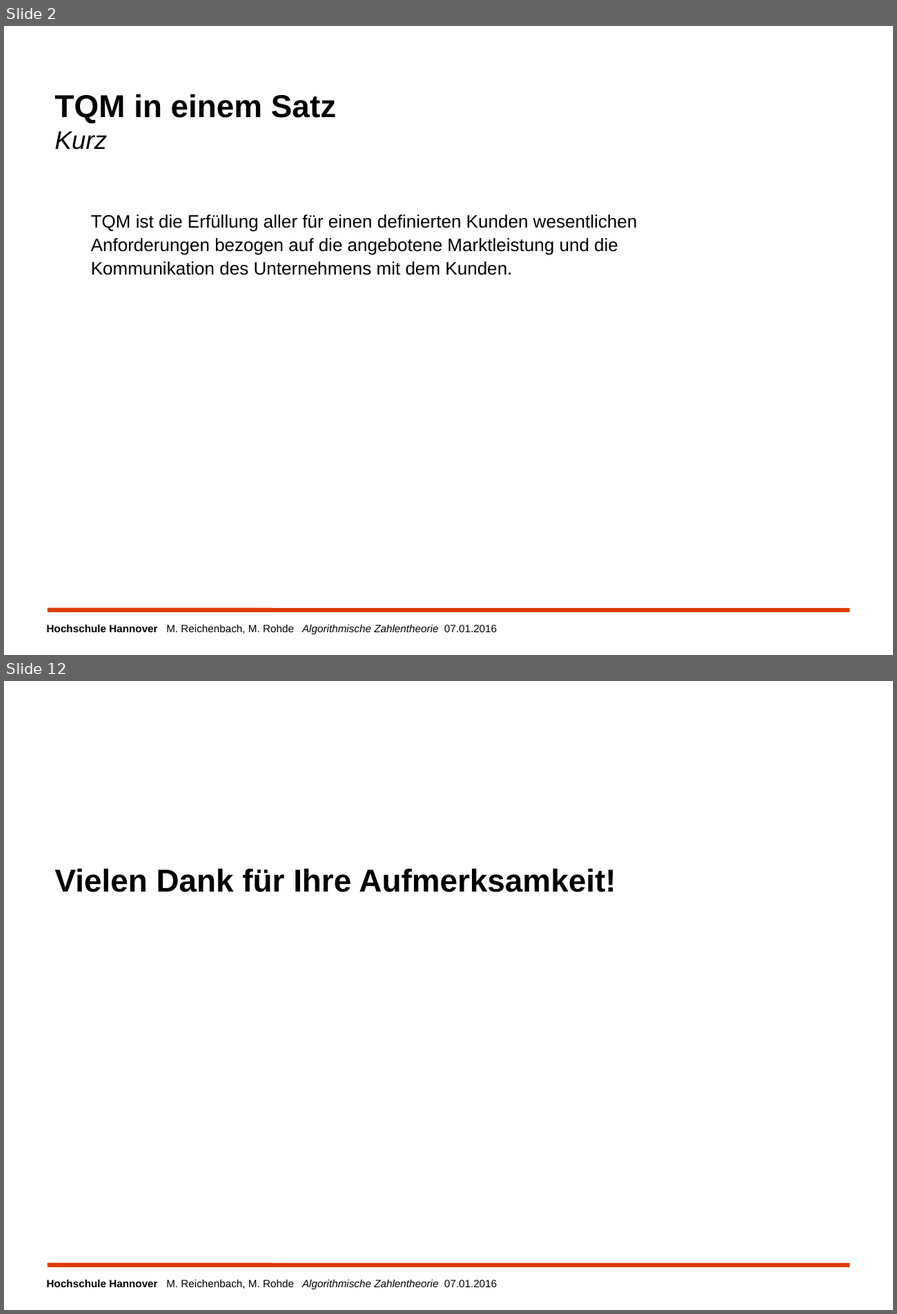
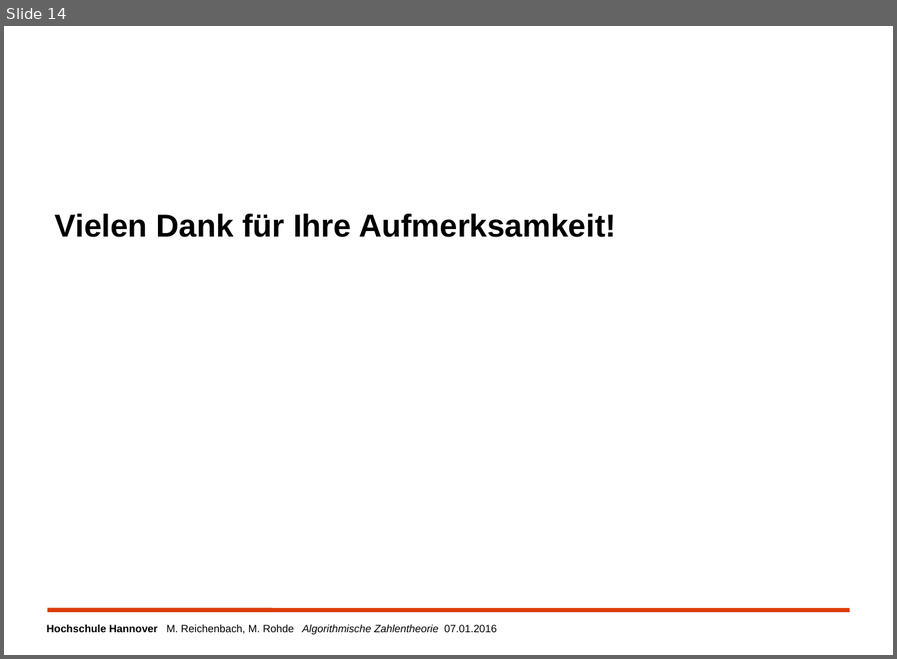
Before and after one commit to MReichenbach/SeminarAK, a slide deck: vortrag/AuKSeminarZahlentheorie.odp. Shown one above the other, each under a label of ours: slides 2 and 12 before the commit, slide 14 after it; the slides between them are not shown. The pictures are 897x1314 and 897x659 pixels, drawn with LibreOffice and Linux fonts; fonts in the diff are those of the drawing; background and template pictures are left out. Boxes give left, top, right and bottom in pixels: in the first picture for what was removed or moved away, otherwise in the second. Text is boxed around its words. In the diff, an @@ line names an element or a change of style, - is before the commit and + after.

```diff
--- a/vortrag/AuKSeminarZahlentheorie.odp
+++ b/vortrag/AuKSeminarZahlentheorie.odp
@@ slide 2 removed at (x1=4, y1=26, x2=893, y2=655), background #FFFFFF; not listed: 2 template elements that a slide beside it also shows @@
@@ title removed at (x1=55, y1=94, x2=336, y2=150) @@
-TQM in einem Satz
-Kurz
@@ text removed at (x1=91, y1=214, x2=637, y2=275) @@
-TQM ist die Erfüllung aller für einen definierten Kunden wesentlichen Anforderungen bezogen auf die angebotene Marktleistung und die Kommunikation des Unternehmens mit dem Kunden.
@@ what was slide 12 is now slide 14 @@
```
Also in this commit, not shown: 12 slides added, 9 other slides removed.
